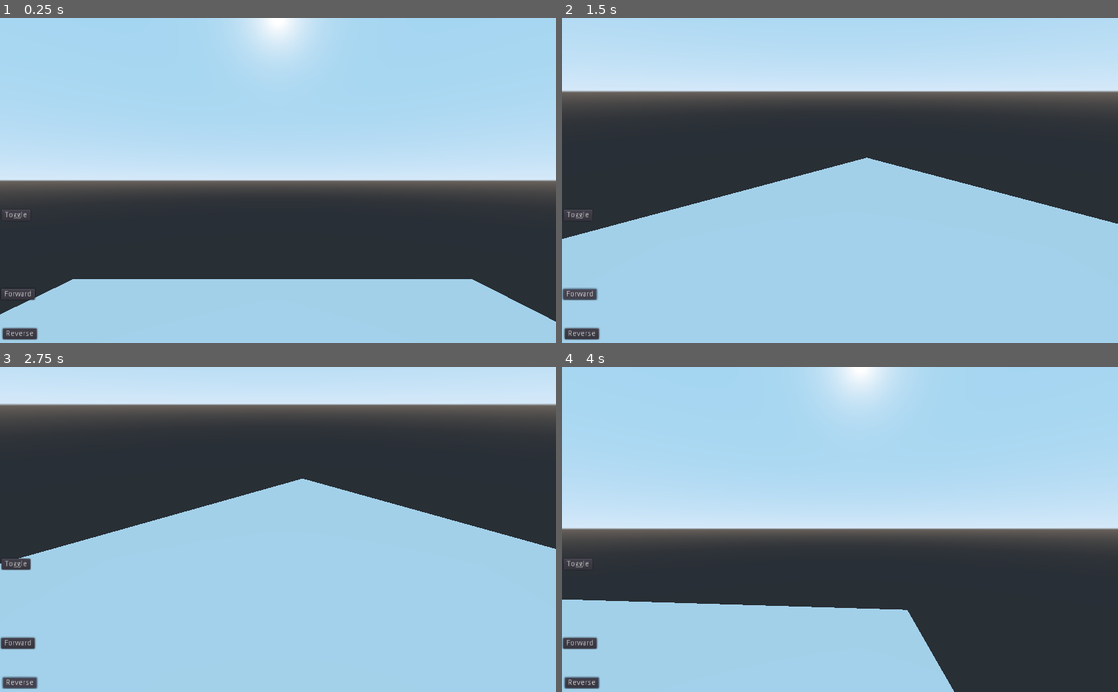
Above: before the commit, frames 1-4 (two rows, left to right).
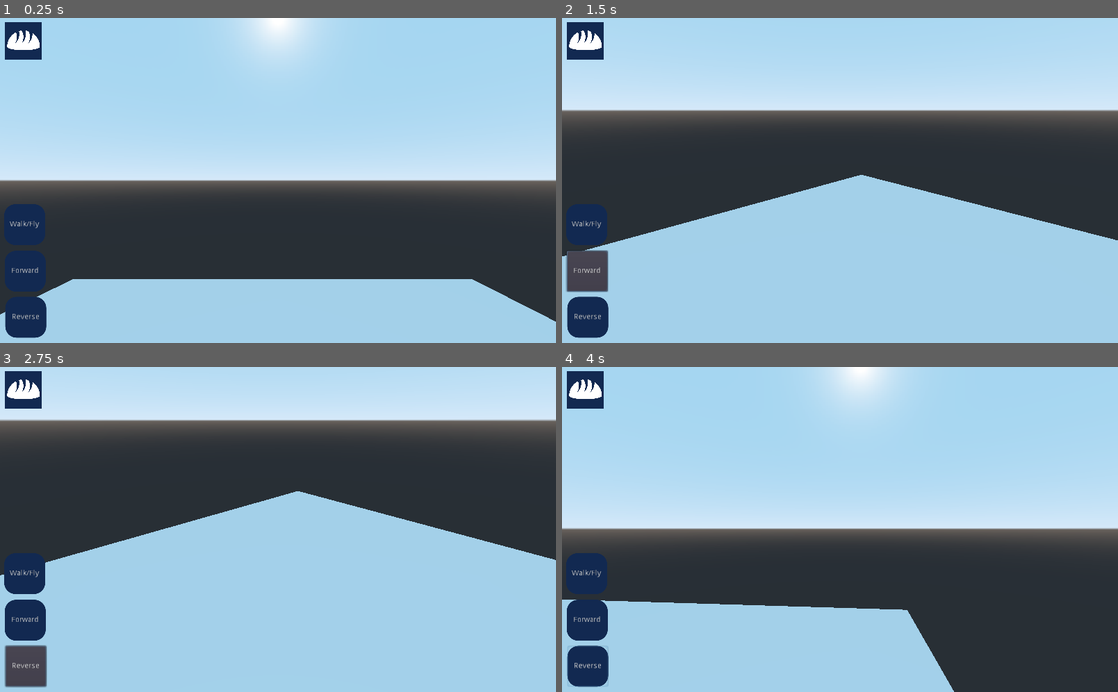
Above: after the commit, the same moments.

Repository: bd9lut935a/vt3
Game: Godot game, scene res://main.tscn
The game is run twice, just before and just after one commit, with the same random seed, the same clock (stepped at 60 frames per second) and the same inputs.
Inputs (mouse positions are in pixels of both pictures, inside the frame that each line leads up to):
- Up to frame 1 (0.25 s): no input
- Up to frame 2 (1.5 s): click "Toggle" (after the commit: "Walk/Fly") at 0.5 s; click "Forward" at 1.25 s
- Up to frame 3 (2.75 s): click "Reverse" at 2 s
- Up to frame 4 (4 s): tap Enter (ui_accept) at 2.75, 3.02, 3.77 s; move the mouse to (962, 513) at 2.77 s; hold Right (ui_right) 2.78-3.53 s; tap F at 2.85 s; click (962, 513) at 2.92 s; move the mouse to (812, 529) at 3.52 s; hold Up (ui_up) from 3.53 s (still down); tap E at 3.6 s

The runs differ from the first frame. In frame 1, 3.5% of the frame differs, in the area x 0-9%, y 1-100%; in frame 2, 18%, in the area x 0-100%, y 1-100%; in frame 3, 15%; in frame 4, 3.6%.

Commit message:
add: better buttons andand logo

Diff:
--- /dev/null
+++ b/src/buttons.tres
@@ -0,0 +1,3 @@
+[gd_resource type="Theme" format=2]
+
+[resource]
--- a/src/main.tscn
+++ b/src/main.tscn
@@ -1,8 +1,21 @@
-[gd_scene load_steps=4 format=2]
+[gd_scene load_steps=6 format=2]
 
 [ext_resource path="res://fpv.tscn" type="PackedScene" id=1]
 [ext_resource path="res://platform.tscn" type="PackedScene" id=2]
 [ext_resource path="res://main.gd" type="Script" id=3]
+[ext_resource path="res://bd3.logo.01.png" type="Texture" id=4]
+
+[sub_resource type="StyleBoxFlat" id=1]
+bg_color = Color( 0.0705882, 0.160784, 0.317647, 1 )
+border_width_left = 10
+border_width_top = 10
+border_width_right = 10
+border_width_bottom = 10
+border_color = Color( 0.0705882, 0.160784, 0.317647, 1 )
+corner_radius_top_left = 20
+corner_radius_top_right = 20
+corner_radius_bottom_right = 20
+corner_radius_bottom_left = 20
 
 [node name="Main" type="Spatial"]
 script = ExtResource( 3 )
@@ -19,22 +32,39 @@
 [node name="MobileControls" type="CanvasLayer" parent="."]
 
 [node name="Forward" type="Button" parent="MobileControls"]
-margin_left = 2.0
-margin_top = 500.0
-margin_right = 64.0
-margin_bottom = 520.0
+anchor_top = 1.0
+anchor_bottom = 1.0
+margin_left = 9.0
+margin_top = -170.0
+margin_right = 84.0
+margin_bottom = -95.0
+custom_styles/normal = SubResource( 1 )
 text = "Forward"
 
 [node name="Reverse" type="Button" parent="MobileControls"]
-margin_left = 5.0
-margin_top = 573.0
-margin_right = 68.0
-margin_bottom = 593.0
+anchor_top = 1.0
+anchor_bottom = 1.0
+margin_left = 10.0
+margin_top = -85.0
+margin_right = 85.0
+margin_bottom = -10.0
+custom_styles/normal = SubResource( 1 )
 text = "Reverse"
 
 [node name="FlyToggle" type="Button" parent="MobileControls"]
-margin_left = 3.0
-margin_top = 354.0
-margin_right = 56.0
-margin_bottom = 374.0
-text = "Toggle"
+anchor_top = 1.0
+anchor_bottom = 1.0
+margin_left = 8.0
+margin_top = -256.0
+margin_right = 83.0
+margin_bottom = -181.0
+custom_styles/normal = SubResource( 1 )
+text = "Walk/Fly"
+
+[node name="TextureRect" type="TextureRect" parent="MobileControls"]
+margin_left = 9.0
+margin_top = 8.0
+margin_right = 556.0
+margin_bottom = 555.0
+rect_scale = Vector2( 0.125, 0.125 )
+texture = ExtResource( 4 )
Binary file added: src/bd3.logo.01.png
Not shown, added: src/bd3.logo.01.png.import
Not shown, changed: docs/index.html
Not shown, changed: docs/index.js
Not shown, changed: docs/index.pck
Not shown, changed: docs/index.wasm
